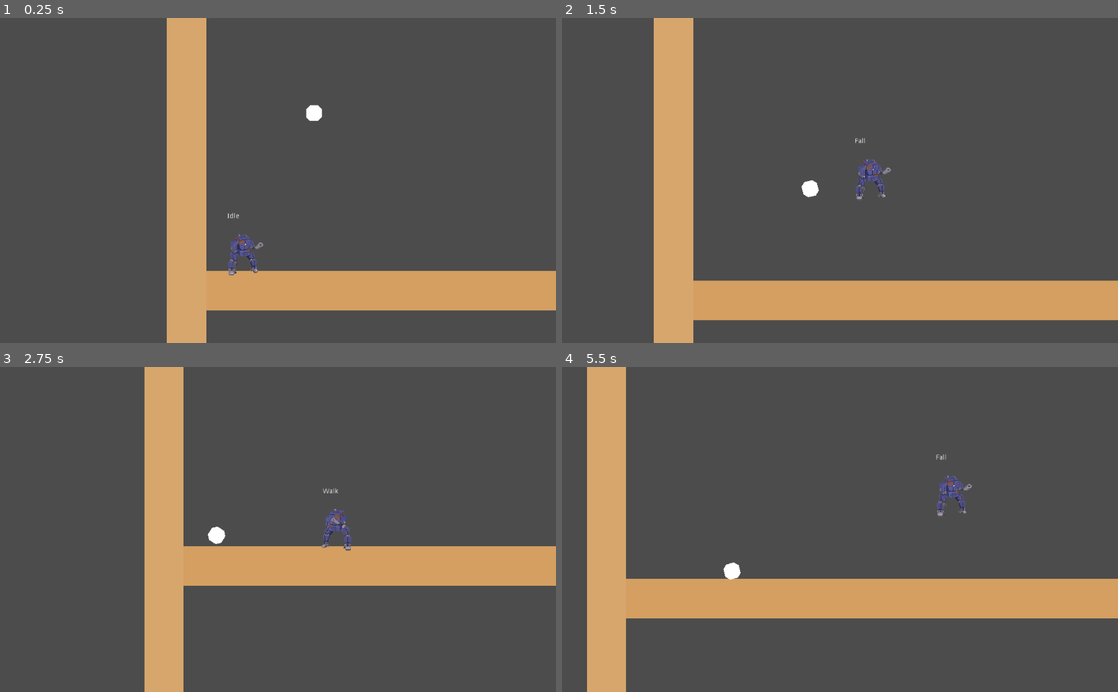
Above: before the commit, frames 1-4 (two rows, left to right).
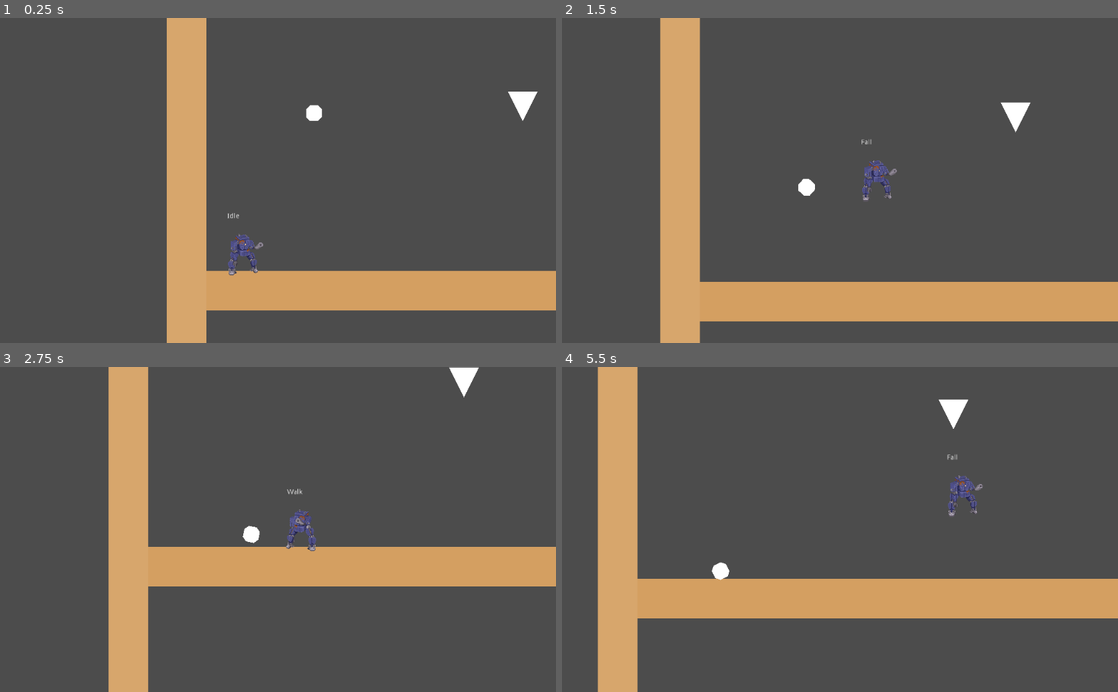
Above: after the commit, the same moments.

Repository: gioele-santi/MechGameJam
Game: Godot game, scene res://Level.tscn
Two runs of this game, one before a commit and one after it. Both use one fixed random seed, a clock stepped at 60 frames per second and the inputs below. The project has no main scene, so this scene is started directly.
Inputs:
- Up to frame 1 (0.25 s): no input
- Up to frame 2 (1.5 s): hold Shift (kick, bound only before the commit) 0.53-1.28 s; hold D (move_right) from 0.53 s (still down); tap E (head, bound only before the commit) at 0.6 s; tap Space (jump) at 0.77 s; tap Shift (kick, bound only before the commit) at 1.35 s
- Up to frame 3 (2.75 s): tap Space (jump) at 1.52 s; tap E (head, bound only before the commit) at 1.55, 2.1 s; release D (move_right) at 2.03 s; hold A (move_left) from 2.03 s (still down); hold Shift (kick, bound only before the commit) from 2.03 s (still down)
- Up to frame 4 (5.5 s): release A (move_left) at 2.78 s; release Shift (kick, bound only before the commit) at 2.78 s; hold D (move_right) 2.78-4.28 s; tap Shift (kick, bound only before the commit) at 2.85, 4.35 s; tap Space (jump) at 3.02, 3.77, 4.52 s; tap E (head, bound only before the commit) at 3.05, 3.6, 4.55, 5.1 s; hold Shift (kick, bound only before the commit) 3.53-4.28 s; hold A (move_left) 4.28-5.03 s; hold D (move_right) from 5.03 s (still down); hold Shift (kick, bound only before the commit) from 5.03 s (still down)

The runs differ from the first frame. In frame 1, 0.3% of the frame differs, in the area x 91-97%, y 22-32%; in frame 2, 3.8%; in frame 3, 14%, in the area x 19-100%, y 0-100%; in frame 4, 4.9%.

Commit message:
Added base enemy and reviewed attack modes

Diff:
--- a/Ball.gd
+++ b/Ball.gd
@@ -5,19 +5,32 @@
 
 var timer := 0.0
 var controllable := false setget set_controllable
+var hit_mode := "foot"
 export var base_strength := 200.0
 var base_direction := Vector2(0,0)
 
+
 func _unhandled_input(event: InputEvent) -> void:
-	if event.is_action_pressed("kick"):
+	if event.is_action_pressed("attack"):
 		timer = 0.0
-	elif event.is_action_released("kick"):
-		var strength = base_strength + timer * 3000.0
+	elif event.is_action_released("attack"):
+		var strength = get_strength()
 		var dir = get_input_direction()
 		if dir.length() <= 0:
 			dir = base_direction # in case of kick and no motion
 		apply_impulse(Vector2.ZERO, dir * strength)
-		print("Kick direction: " + str(dir) + " - strength: " + str(strength))
+		print("Hit direction: " + str(dir) + " - strength: " + str(strength))
+
+func get_strength() -> float:
+	match hit_mode:
+		"foot":
+			return base_strength + timer * 3000.0
+		"head":
+			return base_strength + timer * 300.0
+		"chest":
+			return base_strength
+		_ :
+			return base_strength
 
 func _process(delta: float) -> void:
 	timer += delta
--- a/Level.tscn
+++ b/Level.tscn
@@ -7,6 +7,9 @@
 
 [sub_resource type="RectangleShape2D" id=1]
 extents = Vector2( 528, 40 )
+
+[sub_resource type="CircleShape2D" id=2]
+radius = 24.0
 
 [node name="Level" type="Node2D"]
 script = ExtResource( 4 )
@@ -75,3 +78,17 @@
 
 [node name="Mech" parent="." instance=ExtResource( 1 )]
 position = Vector2( 72, 472 )
+
+[node name="Probe" type="Area2D" parent="."]
+position = Vector2( 640, 192 )
+__meta__ = {
+"_edit_group_": true
+}
+
+[node name="Polygon2D" type="Polygon2D" parent="Probe"]
+position = Vector2( 0, -20 )
+rotation = 1.5708
+polygon = PoolVector2Array( 0, 30, 60, 0, 0, -30 )
+
+[node name="CollisionShape2D" type="CollisionShape2D" parent="Probe"]
+shape = SubResource( 2 )
--- a/Mech/Mech.gd
+++ b/Mech/Mech.gd
@@ -93,10 +93,21 @@
 
 func _on_Foot_body_entered(body: Node) -> void:
 	if body is MechBall:
-		body.base_direction = direction.normalized()
-		body.controllable = true
+		enable_ball(body, "foot")
 
+func _on_Head_body_entered(body: Node) -> void:
+	if body is MechBall:
+		enable_ball(body, "head")
 
-func _on_Foot_body_exited(body: Node) -> void:
+func _on_Chest_body_entered(body: Node) -> void:
+	if body is MechBall:
+		enable_ball(body, "chest")
+
+func _on_Area_body_exited(body: Node) -> void:
 	if body is MechBall:
 		body.controllable = false
+
+func enable_ball(ball: MechBall,  mode: String) -> void:
+	ball.controllable = true
+	ball.hit_mode = mode
+	ball.base_direction = direction.normalized()
--- a/Mech/Mech.tscn
+++ b/Mech/Mech.tscn
@@ -118,5 +118,9 @@
 shape = SubResource( 6 )
 
 [connection signal="animation_finished" from="AnimationPlayer" to="." method="_on_AnimationPlayer_animation_finished"]
+[connection signal="body_entered" from="InteractiveAreas/Chest" to="." method="_on_Chest_body_entered"]
+[connection signal="body_exited" from="InteractiveAreas/Chest" to="." method="_on_Area_body_exited"]
+[connection signal="body_entered" from="InteractiveAreas/Head" to="." method="_on_Head_body_entered"]
+[connection signal="body_exited" from="InteractiveAreas/Head" to="." method="_on_Area_body_exited"]
 [connection signal="body_entered" from="InteractiveAreas/Foot" to="." method="_on_Foot_body_entered"]
-[connection signal="body_exited" from="InteractiveAreas/Foot" to="." method="_on_Foot_body_exited"]
+[connection signal="body_exited" from="InteractiveAreas/Foot" to="." method="_on_Area_body_exited"]
--- a/project.godot
+++ b/project.godot
@@ -88,24 +88,12 @@
 jump={
 "deadzone": 0.5,
 "events": [ Object(InputEventKey,"resource_local_to_scene":false,"resource_name":"","device":0,"alt":false,"shift":false,"control":false,"meta":false,"command":false,"pressed":false,"scancode":32,"unicode":0,"echo":false,"script":null)
-, Object(InputEventJoypadButton,"resource_local_to_scene":false,"resource_name":"","device":0,"button_index":1,"pressure":0.0,"pressed":false,"script":null)
- ]
-}
-kick={
-"deadzone": 0.5,
-"events": [ Object(InputEventKey,"resource_local_to_scene":false,"resource_name":"","device":0,"alt":false,"shift":false,"control":false,"meta":false,"command":false,"pressed":false,"scancode":16777237,"unicode":0,"echo":false,"script":null)
 , Object(InputEventJoypadButton,"resource_local_to_scene":false,"resource_name":"","device":0,"button_index":0,"pressure":0.0,"pressed":false,"script":null)
  ]
 }
-head={
+attack={
 "deadzone": 0.5,
-"events": [ Object(InputEventKey,"resource_local_to_scene":false,"resource_name":"","device":0,"alt":false,"shift":false,"control":false,"meta":false,"command":false,"pressed":false,"scancode":69,"unicode":0,"echo":false,"script":null)
-, Object(InputEventJoypadButton,"resource_local_to_scene":false,"resource_name":"","device":0,"button_index":3,"pressure":0.0,"pressed":false,"script":null)
- ]
-}
-stop={
-"deadzone": 0.5,
-"events": [ Object(InputEventKey,"resource_local_to_scene":false,"resource_name":"","device":0,"alt":false,"shift":false,"control":false,"meta":false,"command":false,"pressed":false,"scancode":81,"unicode":0,"echo":false,"script":null)
+"events": [ Object(InputEventKey,"resource_local_to_scene":false,"resource_name":"","device":0,"alt":false,"shift":false,"control":false,"meta":false,"command":false,"pressed":false,"scancode":16777237,"unicode":0,"echo":false,"script":null)
 , Object(InputEventJoypadButton,"resource_local_to_scene":false,"resource_name":"","device":0,"button_index":2,"pressure":0.0,"pressed":false,"script":null)
  ]
 }
Not shown: 1 places in Level.tscn that only renumber resources
